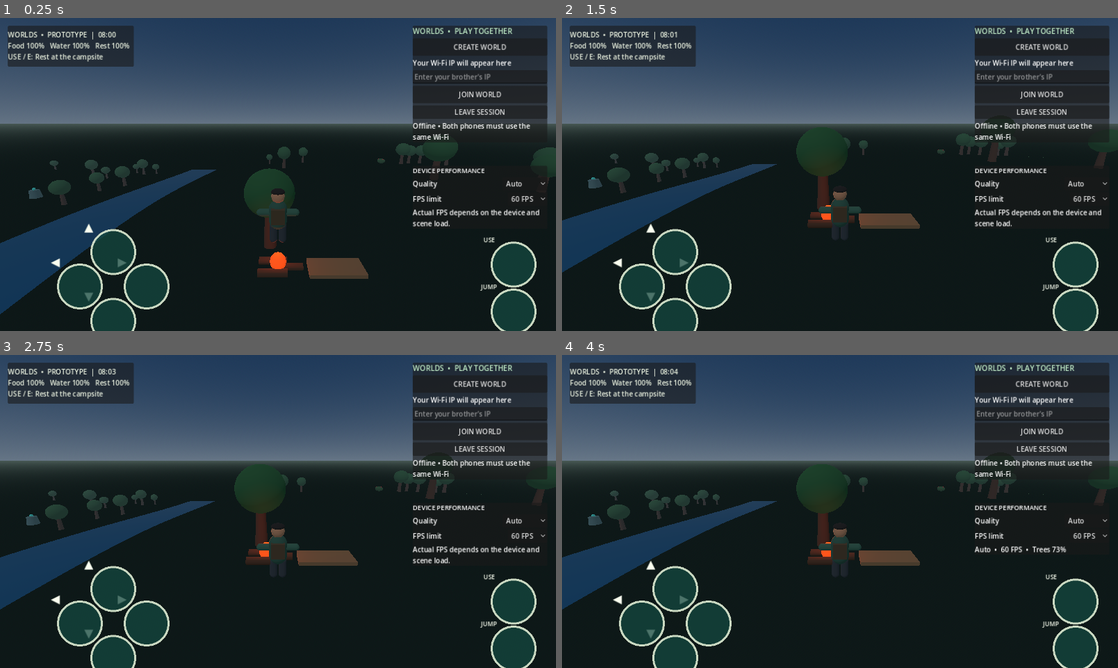
Above: before the commit, frames 1-4 (two rows, left to right).
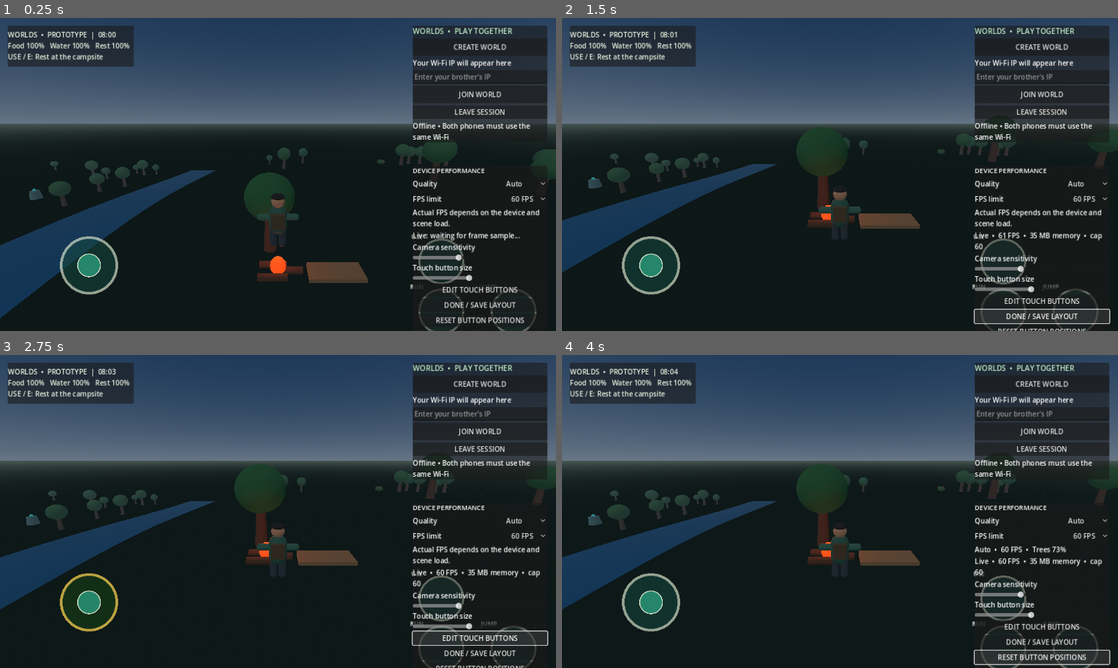
Above: after the commit, the same moments.

Repository: loayh523-lab/WORLDS
Game: Godot game, scene res://scenes/main.tscn
The game is run twice, just before and just after one commit, with the same random seed, the same clock (stepped at 60 frames per second) and the same inputs.
Inputs (mouse positions are in pixels of both pictures, inside the frame that each line leads up to):
- Up to frame 1 (0.25 s): no input
- Up to frame 2 (1.5 s): click (1040, 290) at 0.5 s, where only the run after the commit has a clickable "EDIT TOUCH BUTTONS"; click (1040, 305) at 1.25 s, where only the run after the commit has a clickable "DONE / SAVE LAYOUT"
- Up to frame 3 (2.75 s): click (478, 636) at 2 s, where only the run after the commit has a clickable "EDIT TOUCH BUTTONS"
- Up to frame 4 (4 s): click (1040, 652) at 2.75 s, where only the run after the commit has a clickable "DONE / SAVE LAYOUT"; click (1040, 658) at 3.5 s, where only the run after the commit has a clickable "RESET BUTTON POSITIONS"

The runs differ from the first frame. In frame 1, 8.4% of the frame differs, in the area x 0-100%, y 39-100%; in frame 2, 7.6%; in frame 3, 7.9%; in frame 4, 7.7%.

Commit message:
Add configurable mobile joystick and touch controls

Diff:
--- a/scripts/main.gd
+++ b/scripts/main.gd
@@ -61,6 +61,22 @@
 var hud_refresh_timer := 0.0
 var current_fps_target := 60
 var lan_smoke_client_passed := false
+var joystick_base: TextureRect
+var joystick_knob: TextureRect
+var joystick_center := Vector2.ZERO
+var joystick_vector := Vector2.ZERO
+var joystick_touch_index := -1
+var camera_sensitivity := CAMERA_DRAG_SENSITIVITY
+var control_scale := 1.0
+var control_layout_edit_mode := false
+var layout_drag_action := ""
+var layout_touch_index := -1
+var action_buttons: Dictionary = {}
+var action_captions: Dictionary = {}
+var settings_panel: PanelContainer
+var layout_status_label: Label
+var metrics_label: Label
+var metrics_refresh_timer := 0.0
 
 func _ready() -> void:
     multiplayer.peer_connected.connect(_on_peer_connected)
@@ -443,15 +459,53 @@
     normal_touch_texture = _make_touch_texture(Color(0.08, 0.28, 0.25, 0.76))
     pressed_touch_texture = _make_touch_texture(Color(0.16, 0.58, 0.46, 0.94))
     var screen_size := get_viewport().get_visible_rect().size
-    _add_control_button("◀", Vector2(screen_size.x * 0.10, screen_size.y * 0.78), "left")
-    _add_control_button("▶", Vector2(screen_size.x * 0.22, screen_size.y * 0.78), "right")
-    _add_control_button("▲", Vector2(screen_size.x * 0.16, screen_size.y * 0.67), "forward")
-    _add_control_button("▼", Vector2(screen_size.x * 0.16, screen_size.y * 0.89), "back")
-    _add_control_button("USE", Vector2(screen_size.x * 0.88, screen_size.y * 0.71), "interact", true)
+    _create_virtual_joystick(screen_size)
+    _add_control_button("USE", Vector2(screen_size.x * 0.75, screen_size.y * 0.70), "interact", true)
+    _add_control_button("RUN", Vector2(screen_size.x * 0.75, screen_size.y * 0.86), "run", true)
     _add_control_button("JUMP", Vector2(screen_size.x * 0.88, screen_size.y * 0.86), "jump", true)
 
     _create_network_panel(layer)
     _create_settings_panel(layer)
+
+func _create_virtual_joystick(screen_size: Vector2) -> void:
+    joystick_center = Vector2(screen_size.x * 0.16, screen_size.y * 0.79)
+
+    joystick_base = TextureRect.new()
+    joystick_base.name = "VirtualJoystickBase"
+    joystick_base.texture = normal_touch_texture
+    joystick_base.expand_mode = TextureRect.EXPAND_IGNORE_SIZE
+    joystick_base.stretch_mode = TextureRect.STRETCH_SCALE
+    joystick_base.size = Vector2(142.0, 142.0)
+    joystick_base.position = joystick_center - joystick_base.size * 0.5
+    joystick_base.modulate = Color(1.0, 1.0, 1.0, 0.72)
+    joystick_base.mouse_filter = Control.MOUSE_FILTER_IGNORE
+    mobile_controls.add_child(joystick_base)
+
+    joystick_knob = TextureRect.new()
+    joystick_knob.name = "VirtualJoystickKnob"
+    joystick_knob.texture = pressed_touch_texture
+    joystick_knob.expand_mode = TextureRect.EXPAND_IGNORE_SIZE
+    joystick_knob.stretch_mode = TextureRect.STRETCH_SCALE
+    joystick_knob.size = Vector2(58.0, 58.0)
+    joystick_knob.position = joystick_center - joystick_knob.size * 0.5
+    joystick_knob.modulate = Color(1.0, 1.0, 1.0, 0.92)
+    joystick_knob.mouse_filter = Control.MOUSE_FILTER_IGNORE
+    mobile_controls.add_child(joystick_knob)
+
+func _update_virtual_joystick(pointer_position: Vector2) -> void:
+    var offset := pointer_position - joystick_center
+    var radius := 52.0
+    if offset.length() > radius:
+        offset = offset.normalized() * radius
+    joystick_vector = offset / radius
+    if joystick_knob:
+        joystick_knob.position = joystick_center + offset - joystick_knob.size * 0.5
+
+func _reset_virtual_joystick() -> void:
+    joystick_touch_index = -1
+    joystick_vector = Vector2.ZERO
+    if joystick_knob:
+        joystick_knob.position = joystick_center - joystick_knob.size * 0.5
 
 func _make_touch_texture(fill_color: Color) -> Texture2D:
     var image := Image.create(112, 112, false, Image.FORMAT_RGBA8)
@@ -467,8 +521,9 @@
     var button := TouchScreenButton.new()
     button.name = "Touch_%s" % action
     button.position = center
+    button.scale = Vector2.ONE * control_scale
     var hit_shape := CircleShape2D.new()
-    hit_shape.radius = 53.0 if is_action_button else 47.0
+    hit_shape.radius = (53.0 if is_action_button else 47.0)
     button.shape = hit_shape
     button.texture_normal = normal_touch_texture
     button.texture_pressed = pressed_touch_texture
@@ -476,19 +531,62 @@
     button.pressed.connect(_on_control_pressed.bind(action))
     button.released.connect(_on_control_released.bind(action))
     touch_button_layer.add_child(button)
+    action_buttons[action] = button
 
     var caption := Label.new()
     caption.text = label_text
-    caption.position = center - Vector2(42, 20)
-    caption.size = Vector2(84, 40)
+    caption.position = center - Vector2(42, 20) * control_scale
+    caption.size = Vector2(84, 40) * control_scale
     caption.horizontal_alignment = HORIZONTAL_ALIGNMENT_CENTER
     caption.vertical_alignment = VERTICAL_ALIGNMENT_CENTER
     caption.add_theme_color_override("font_color", Color(0.98, 1.0, 0.94))
-    caption.add_theme_font_size_override("font_size", 14 if is_action_button else 27)
+    caption.add_theme_font_size_override("font_size", roundi((14 if is_action_button else 27) * control_scale))
     caption.mouse_filter = Control.MOUSE_FILTER_IGNORE
     mobile_controls.add_child(caption)
+    action_captions[action] = caption
+
+func _move_action_button(action: String, center: Vector2) -> void:
+    if not action_buttons.has(action) or not action_captions.has(action):
+        return
+    var screen_size := get_viewport().get_visible_rect().size
+    var safe_center := Vector2(
+        clampf(center.x, 58.0 * control_scale, screen_size.x - 58.0 * control_scale),
+        clampf(center.y, 58.0 * control_scale, screen_size.y - 58.0 * control_scale)
+    )
+    var button: TouchScreenButton = action_buttons[action]
+    var caption: Label = action_captions[action]
+    button.position = safe_center
+    caption.position = safe_center - Vector2(42.0, 20.0) * control_scale
+
+func _action_button_at(pointer_position: Vector2) -> String:
+    for action in action_buttons:
+        var button: TouchScreenButton = action_buttons[action]
+        if pointer_position.distance_to(button.position) <= 64.0 * control_scale:
+            return str(action)
+    return ""
+
+func _set_control_layout_edit(enabled: bool) -> void:
+    control_layout_edit_mode = enabled
+    layout_drag_action = ""
+    layout_touch_index = -1
+    pressed_actions.clear()
+    if layout_status_label:
+        layout_status_label.text = "Drag buttons to move them. Tap Done when finished." if enabled else "Touch layout saved."
+    if joystick_base:
+        joystick_base.modulate = Color(1.0, 0.8, 0.35, 0.92) if enabled else Color(1.0, 1.0, 1.0, 0.72)
+
+func _reset_control_layout() -> void:
+    var screen_size := get_viewport().get_visible_rect().size
+    _move_action_button("interact", Vector2(screen_size.x * 0.75, screen_size.y * 0.70))
+    _move_action_button("run", Vector2(screen_size.x * 0.75, screen_size.y * 0.86))
+    _move_action_button("jump", Vector2(screen_size.x * 0.88, screen_size.y * 0.86))
+    _save_game()
+    if layout_status_label:
+        layout_status_label.text = "Default touch layout restored."
 
 func _on_control_pressed(action: String) -> void:
+    if control_layout_edit_mode:
+        return
     if action == "interact":
         _try_interact()
         return
@@ -550,12 +648,13 @@
 
 func _create_settings_panel(layer: CanvasLayer) -> void:
     var screen_size := get_viewport().get_visible_rect().size
-    var panel := PanelContainer.new()
-    panel.name = "PerformancePanel"
-    panel.position = Vector2(screen_size.x - 330.0, 340.0)
-    panel.custom_minimum_size = Vector2(310.0, 0.0)
-    layer.add_child(panel)
-
+    settings_panel = PanelContainer.new()
+    settings_panel.name = "PerformancePanel"
+    settings_panel.position = Vector2(screen_size.x - 330.0, 340.0)
+    settings_panel.custom_minimum_size = Vector2(310.0, 0.0)
+    layer.add_child(settings_panel)
+
+    var panel := settings_panel
     var column := VBoxContainer.new()
     column.add_theme_constant_override("separation", 4)
     panel.add_child(column)
@@ -601,11 +700,112 @@
     fps_label.autowrap_mode = TextServer.AUTOWRAP_WORD_SMART
     column.add_child(fps_label)
 
+    metrics_label = Label.new()
+    metrics_label.text = "Live: waiting for frame sample..."
+    metrics_label.autowrap_mode = TextServer.AUTOWRAP_WORD_SMART
+    column.add_child(metrics_label)
+
+    var sensitivity_label := Label.new()
+    sensitivity_label.text = "Camera sensitivity"
+    column.add_child(sensitivity_label)
+    var sensitivity_slider := HSlider.new()
+    sensitivity_slider.min_value = 0.003
+    sensitivity_slider.max_value = 0.012
+    sensitivity_slider.step = 0.001
+    sensitivity_slider.value = camera_sensitivity
+    sensitivity_slider.value_changed.connect(_on_camera_sensitivity_changed)
+    column.add_child(sensitivity_slider)
+
+    var scale_label := Label.new()
+    scale_label.text = "Touch button size"
+    column.add_child(scale_label)
+    var scale_slider := HSlider.new()
+    scale_slider.min_value = 0.75
+    scale_slider.max_value = 1.35
+    scale_slider.step = 0.05
+    scale_slider.value = control_scale
+    scale_slider.value_changed.connect(_on_control_scale_changed)
+    column.add_child(scale_slider)
+
+    var layout_button := Button.new()
+    layout_button.text = "EDIT TOUCH BUTTONS"
+    layout_button.pressed.connect(_set_control_layout_edit.bind(true))
+    column.add_child(layout_button)
+
+    var done_layout_button := Button.new()
+    done_layout_button.text = "DONE / SAVE LAYOUT"
+    done_layout_button.pressed.connect(_finish_control_layout_edit)
+    column.add_child(done_layout_button)
+
+    var reset_layout_button := Button.new()
+    reset_layout_button.text = "RESET BUTTON POSITIONS"
+    reset_layout_button.pressed.connect(_reset_control_layout)
+    column.add_child(reset_layout_button)
+
+    layout_status_label = Label.new()
+    layout_status_label.text = "Move buttons and save your layout."
+    layout_status_label.autowrap_mode = TextServer.AUTOWRAP_WORD_SMART
+    column.add_child(layout_status_label)
+
+func _on_camera_sensitivity_changed(value: float) -> void:
+    camera_sensitivity = clampf(value, 0.003, 0.012)
+
+func _on_control_scale_changed(value: float) -> void:
+    control_scale = clampf(value, 0.75, 1.35)
+    for action in action_buttons:
+        var button: TouchScreenButton = action_buttons[action]
+        var caption: Label = action_captions[action]
+        button.scale = Vector2.ONE * control_scale
+        var shape := CircleShape2D.new()
+        shape.radius = 53.0 if str(action) in ["interact", "jump", "run"] else 47.0
+        button.shape = shape
+        caption.position = button.position - Vector2(42.0, 20.0) * control_scale
+        caption.size = Vector2(84.0, 40.0) * control_scale
+    for action in action_captions:
+        var caption: Label = action_captions[action]
+        caption.add_theme_font_size_override("font_size", roundi((14 if str(action) in ["interact", "jump", "run"] else 27) * control_scale))
+
+func _finish_control_layout_edit() -> void:
+    _set_control_layout_edit(false)
+    _save_game()
+
 func _input(event: InputEvent) -> void:
-    if event is InputEventKey and event.pressed and not event.echo and event.keycode == KEY_E:
-        _try_interact()
+    if event is InputEventKey and event.pressed and not event.echo:
+        if event.keycode == KEY_E:
+            _try_interact()
+        elif event.keycode == KEY_SHIFT:
+            pressed_actions["run"] = true
+    elif event is InputEventKey and not event.pressed and event.keycode == KEY_SHIFT:
+        pressed_actions.erase("run")
+    elif event is InputEventScreenTouch:
+        if control_layout_edit_mode:
+            if event.pressed:
+                var action := _action_button_at(event.position)
+                if action != "":
+                    layout_drag_action = action
+                    layout_touch_index = event.index
+                    get_viewport().set_input_as_handled()
+            elif event.index == layout_touch_index:
+                layout_drag_action = ""
+                layout_touch_index = -1
+                _save_game()
+                get_viewport().set_input_as_handled()
+        elif event.pressed and joystick_touch_index == -1 and event.position.distance_to(joystick_center) <= 82.0:
+            joystick_touch_index = event.index
+            _update_virtual_joystick(event.position)
+            get_viewport().set_input_as_handled()
+        elif not event.pressed and event.index == joystick_touch_index:
+            _reset_virtual_joystick()
+            get_viewport().set_input_as_handled()
     elif event is InputEventScreenDrag:
-        _rotate_camera(event.relative, event.position)
+        if control_layout_edit_mode and event.index == layout_touch_index and layout_drag_action != "":
+            _move_action_button(layout_drag_action, event.position)
+            get_viewport().set_input_as_handled()
+        elif event.index == joystick_touch_index:
+            _update_virtual_joystick(event.position)
+            get_viewport().set_input_as_handled()
+        else:
+            _rotate_camera(event.relative, event.position)
     elif event is InputEventMouseMotion and Input.is_mouse_button_pressed(MOUSE_BUTTON_RIGHT):
         _rotate_camera(event.relative, event.position)
 
@@ -613,6 +813,8 @@
     if not camera or not camera_pivot:
         return
     if network_panel and network_panel.get_global_rect().has_point(pointer_position):
+        return
+    if settings_panel and settings_panel.get_global_rect().has_point(pointer_position):
         return
 
     var screen_size := get_viewport().get_visible_rect().size
@@ -635,6 +837,15 @@
     _update_network(delta)
     _update_remote_players(delta)
     _update_adaptive_quality(delta)
+    metrics_refresh_timer += delta
+    if metrics_refresh_timer >= 0.75 and metrics_label:
+        metrics_refresh_timer = 0.0
+        var current_memory_mb := Performance.get_monitor(Performance.MEMORY_STATIC) / 1048576.0
+        metrics_label.text = "Live  •  %d FPS  •  %.0f MB memory  •  cap %d" % [
+            Engine.get_frames_per_second(),
+            current_memory_mb,
+            current_fps_target
+        ]
     save_elapsed += delta
     if save_elapsed >= 15.0:
         _save_game()
@@ -1076,12 +1287,14 @@
     if not player or not camera:
         return
 
-    camera_pivot.global_position = player.global_position + Vector3(0, 1.55, 0)
-
-    var horizontal := Vector2.ZERO
-    horizontal.x = float(Input.is_key_pressed(KEY_D) or _button_down("right")) - float(Input.is_key_pressed(KEY_A) or _button_down("left"))
-    horizontal.y = float(Input.is_key_pressed(KEY_S) or _button_down("back")) - float(Input.is_key_pressed(KEY_W) or _button_down("forward"))
-    horizontal = horizontal.normalized()
+    var camera_target := player.global_position + Vector3(0, 1.55, 0)
+    camera_pivot.global_position = camera_pivot.global_position.lerp(camera_target, minf(1.0, delta * 16.0))
+
+    var horizontal := joystick_vector
+    horizontal.x += float(Input.is_key_pressed(KEY_D) or _button_down("right")) - float(Input.is_key_pressed(KEY_A) or _button_down("left"))
+    horizontal.y += float(Input.is_key_pressed(KEY_S) or _button_down("back")) - float(Input.is_key_pressed(KEY_W) or _button_down("forward"))
+    if horizontal.length() > 1.0:
+        horizontal = horizontal.normalized()
 
     var camera_forward := -camera.global_transform.basis.z
     var camera_right := camera.global_transform.basis.x
@@ -1093,8 +1306,10 @@
     var direction := camera_right * horizontal.x - camera_forward * horizontal.y
     direction = direction.normalized()
 
-    player.velocity.x = direction.x * PLAYER_SPEED
-    player.velocity.z = direction.z * PLAYER_SPEED
+    var move_speed := PLAYER_SPEED * (1.48 if _button_down("run") or Input.is_key_pressed(KEY_SHIFT) else 1.0)
+    var target_horizontal_velocity := Vector2(direction.x, direction.z) * move_speed
+    player.velocity.x = move_toward(player.velocity.x, target_horizontal_velocity.x, 28.0 * delta)
+    player.velocity.z = move_toward(player.velocity.z, target_horizontal_velocity.y, 28.0 * delta)
 
     if not player.is_on_floor():
         player.velocity.y -= GRAVITY * delta
@@ -1439,6 +1654,11 @@
     config.set_value("player", "thirst", thirst)
     config.set_value("player", "rest", rest)
     config.set_value("player", "position", player.global_position)
+    config.set_value("controls", "camera_sensitivity", camera_sensitivity)
+    config.set_value("controls", "button_scale", control_scale)
+    for action in action_buttons:
+        var button: TouchScreenButton = action_buttons[action]
+        config.set_value("controls", str(action), button.position)
 
     var berry_servings: Array[int] = []
     for bush in berry_bushes:
@@ -1462,6 +1682,13 @@
     hunger = clampf(float(config.get_value("player", "hunger", hunger)), 0.0, 100.0)
     thirst = clampf(float(config.get_value("player", "thirst", thirst)), 0.0, 100.0)
     rest = clampf(float(config.get_value("player", "rest", rest)), 0.0, 100.0)
+    camera_sensitivity = clampf(float(config.get_value("controls", "camera_sensitivity", camera_sensitivity)), 0.003, 0.012)
+    control_scale = clampf(float(config.get_value("controls", "button_scale", control_scale)), 0.75, 1.35)
+    _on_control_scale_changed(control_scale)
+    for action in action_buttons:
+        var saved_control_position: Variant = config.get_value("controls", str(action), action_buttons[action].position)
+        if typeof(saved_control_position) == TYPE_VECTOR2:
+            _move_action_button(str(action), saved_control_position)
 
     var saved_position: Variant = config.get_value("player", "position", player.global_position)
     if typeof(saved_position) == TYPE_VECTOR3:
